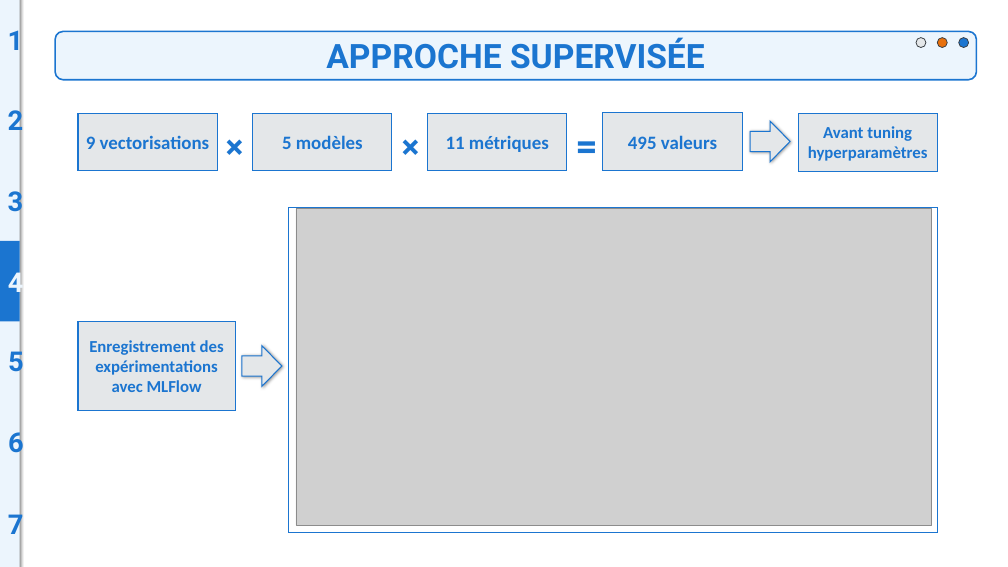
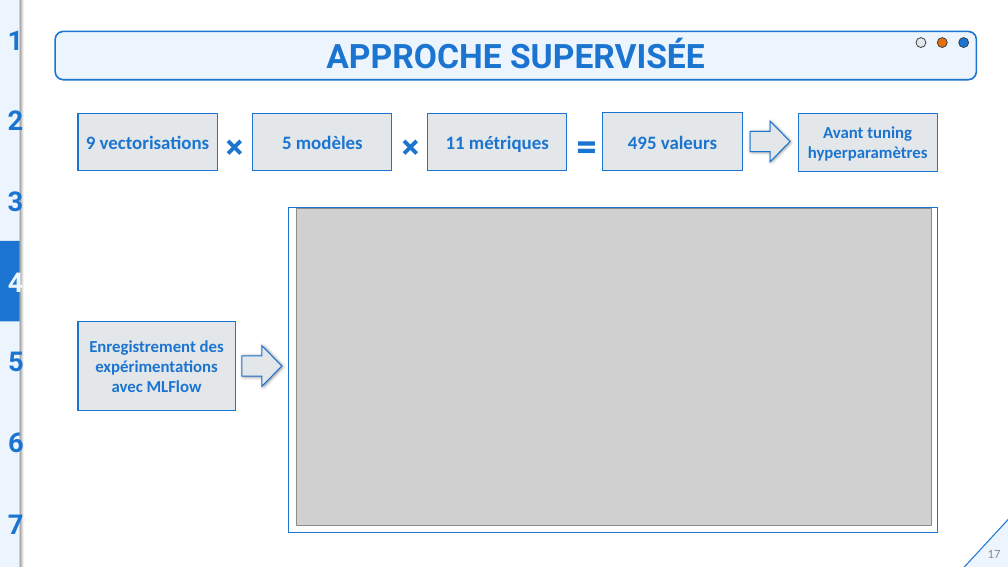
Before and after one commit to BiGHeaDMaX/Suggestion-automatique-de-mots-cles, a slide deck: slide 17 of 07 - Présentation.pptx. Drawn at 1008x567 pixels with LibreOffice and Linux fonts; fonts in the diff are those of the drawing; grey boxes stand for pictures. Boxes give left, top, right and bottom in pixels: in the first picture for what was removed or moved away, otherwise in the second. Text is boxed around its words. In the diff, an @@ line names an element or a change of style, - is before the commit and + after.

```diff
--- a/07 - Présentation.pptx
+++ b/07 - Présentation.pptx
@@ rectangle added at box(964, 519, 1008, 567), fill #ECF5FD, outline #1B75D0 1 pt @@
@@ page number added at box(988, 550, 1001, 558), 12 pt, text #8C8C8C @@
+17
```
Also in this commit, not shown: 17 other slides changed, 1 slide added.
